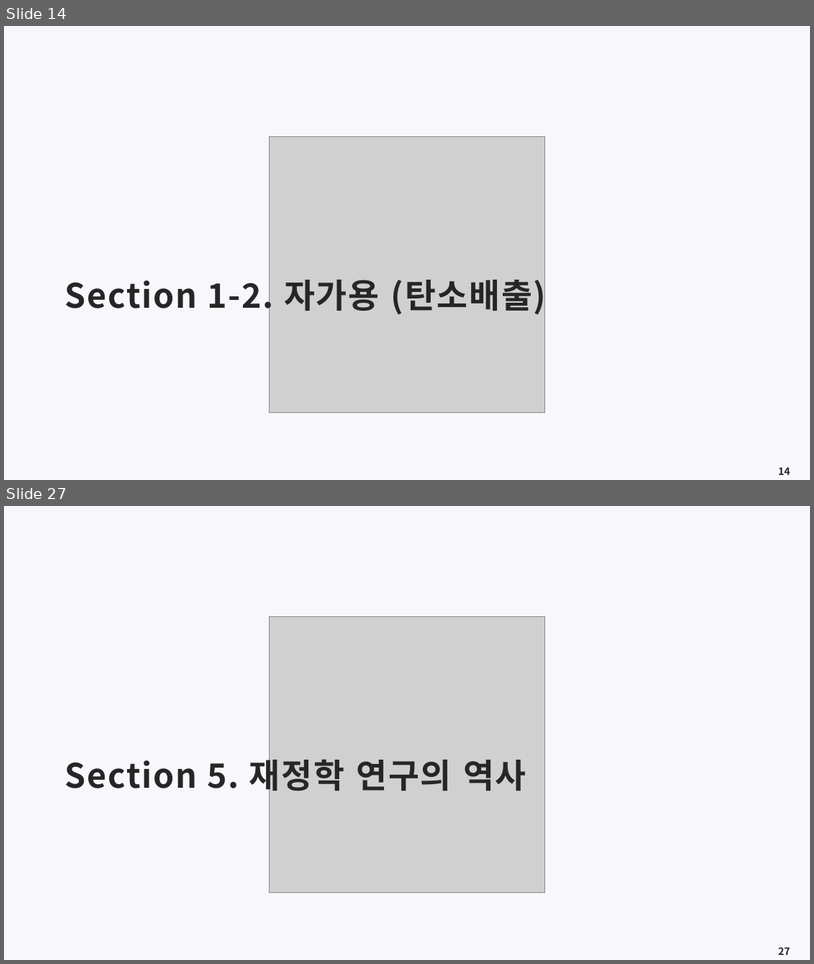
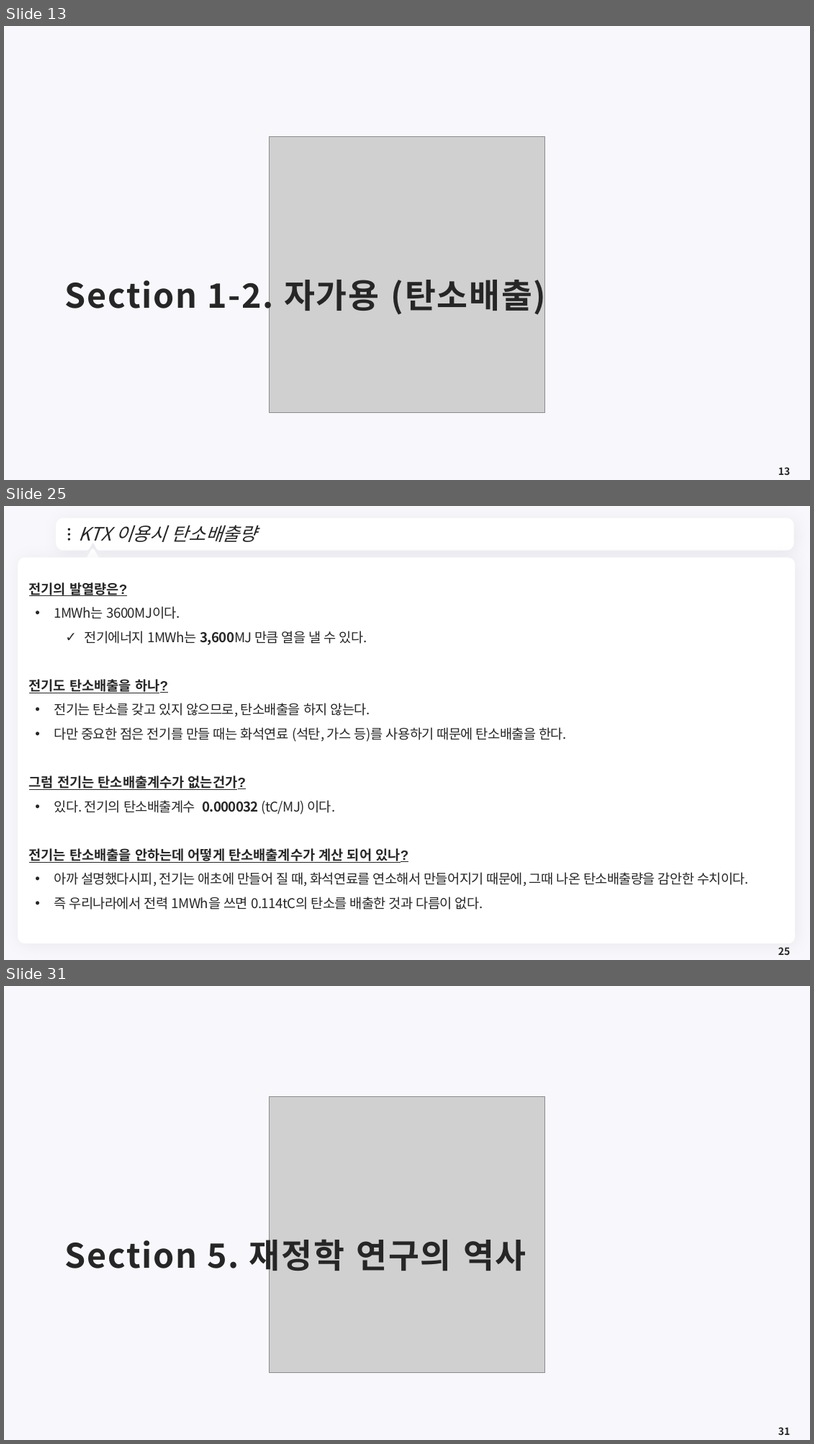
Before and after one commit to meandthey/Teaching, a slide deck: 생활속의 경제/01_Lectures/생활속의 경제_(에너지경제).pptx. Shown one above the other, each under a label of ours: slides 14 and 27 before the commit, slides 13, 25 and 31 after it; the slides between them are not shown. The pictures are 814x964 and 814x1444 pixels, drawn with LibreOffice and Linux fonts; fonts in the diff are those of the drawing; grey boxes stand for pictures; background and template pictures are left out. Boxes give left, top, right and bottom in pixels: in the first picture for what was removed or moved away, otherwise in the second. Text is boxed around its words. In the diff, an @@ line names an element or a change of style, - is before the commit and + after.

```diff
--- a/생활속의 경제/01_Lectures/생활속의 경제_(에너지경제).pptx
+++ b/생활속의 경제/01_Lectures/생활속의 경제_(에너지경제).pptx
@@ slide 25 added at (4, 506, 810, 960), background #F8F7FC @@
@@ freeform shape added at (59, 521, 792, 548), fill #FFFFFF, outline #FFFFFF 7.25 pt @@
@@ title added at (79, 525, 257, 542), 22 pt, text #262626, italic @@
+KTX 이용시 탄소배출량
@@ ellipse added at (68, 528, 70, 530), fill #262626 @@
@@ ellipse added at (68, 533, 70, 536), fill #262626 @@
@@ ellipse added at (68, 538, 70, 541), fill #262626 @@
@@ freeform shape added at (775, 530, 782, 539), fill #FFFFFF @@
@@ rounded rectangle added at (18, 557, 796, 943), fill #FFFFFF @@
@@ triangle added at (85, 550, 100, 562), fill #FFFFFF, outline #FFFFFF 3.75 pt @@
@@ text added at (29, 582, 749, 909), 16 pt, text #262626 @@
+전기의 발열량은?
+• 1MWh는 3600MJ이다.
+  ✓ 전기에너지 1MWh는 3,600MJ 만큼 열을 낼 수 있다.
+전기도 탄소배출을 하나?
+• 전기는 탄소를 갖고 있지 않으므로, 탄소배출을 하지 않는다.
+• 다만 중요한 점은 전기를 만들 때는 화석연료 (석탄, 가스 등)를 사용하기 때문에 탄소배출을 한다.
+그럼 전기는 탄소배출계수가 없는건가?
+• 있다. 전기의 탄소배출계수 0.000032 (tC/MJ) 이다.
+전기는 탄소배출을 안하는데 어떻게 탄소배출계수가 계산 되어 있나?
+• 아까 설명했다시피, 전기는 애초에 만들어 질 때, 화석연료를 연소해서 만들어지기 때문에, 그때 나온 탄소배출량을 감안한 수치이다.
+• 즉 우리나라에서 전력 1MWh을 쓰면 0.114tC의 탄소를 배출한 것과 다름이 없다.
@@ page number added at (779, 947, 790, 955), 12 pt, text #262626, bold @@
+25
@@ what was slide 14 is now slide 13 @@
@@ page number at (779, 467, 790, 475): text changed @@
-14
+13
@@ what was slide 27 is now slide 31 @@
@@ page number at (779, 1427, 790, 1435): text changed @@
-27
+31
```
Also in this commit, not shown: 12 slides changed, 10 other slides added, 5 slides removed, 1 other file.
